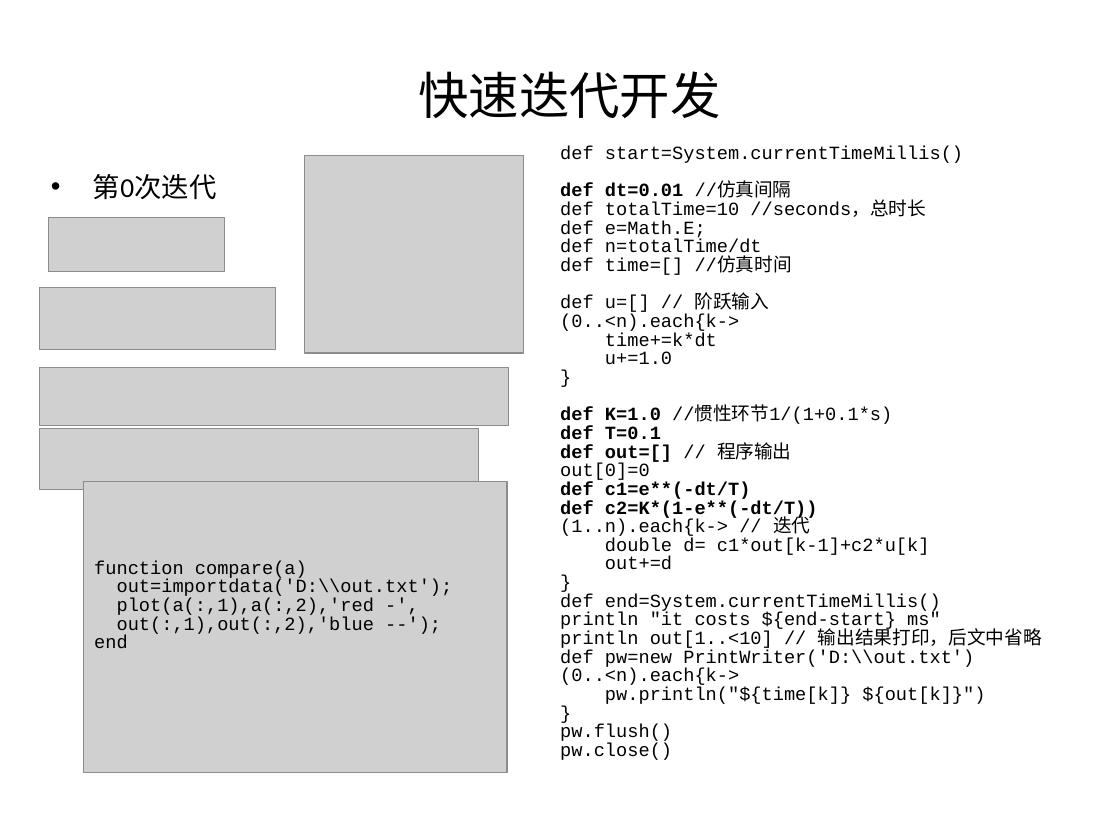
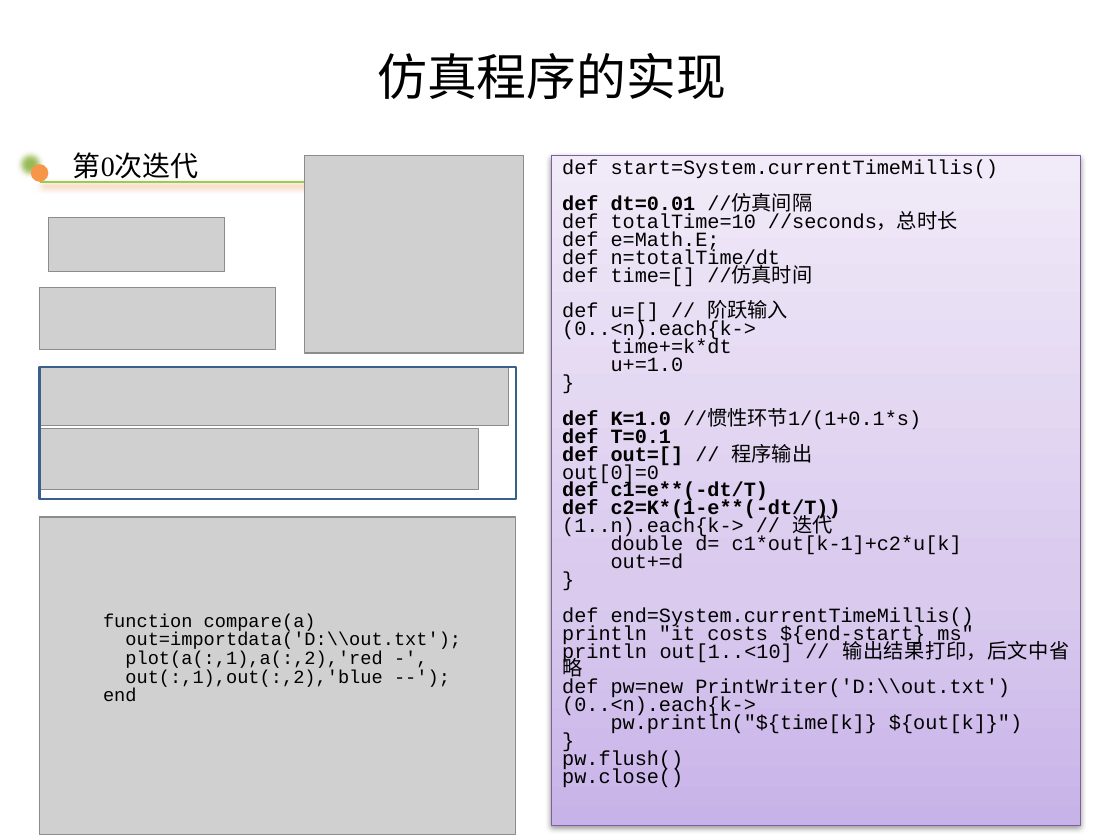
Before and after one commit to gongwm/graduate, a slide deck: slide 24 of 论文/水电机组控制与故障诊断_M201373325_胡弦_基于敏捷方法的水轮机仿真软件设计与实现.pptm (slide 23 before the commit). Drawn at 1120x840 pixels with LibreOffice and Linux fonts; fonts in the diff are those of the drawing; grey boxes stand for pictures; background and template pictures are left out. Boxes give left, top, right and bottom in pixels: in the first picture for what was removed or moved away, otherwise in the second. Text is boxed around its words. In the diff, an @@ line names an element or a change of style, - is before the commit and + after.

```diff
--- a/论文/水电机组控制与故障诊断_M201373325_胡弦_基于敏捷方法的水轮机仿真软件设计与实现.pptm
+++ b/论文/水电机组控制与故障诊断_M201373325_胡弦_基于敏捷方法的水轮机仿真软件设计与实现.pptm
@@ text added at (x1=377, y1=53, x2=726, y2=99), 32 pt, text #000000 @@
+仿真程序的实现
@@ title removed at (x1=418, y1=71, x2=720, y2=118) @@
-快速迭代开发
@@ text "第0次迭代" moved from (x1=93, y1=174, x2=217, y2=200) to (x1=73, y1=152, x2=199, y2=183) @@
@@ text "第0次迭代" at (x1=73, y1=152, x2=199, y2=183): size 17.6 to 18 pt, font Calibri to Times New Roman; bullet • to none @@
@@ table removed at (x1=516, y1=147, x2=1090, y2=764), 1 rows, 1 columns @@
-def start=System.currentTimeMillis() / def dt=0.01 //仿真间隔 / def totalTime=10 //seconds，总时长 / def e=Math.E; / def n=totalTime/dt / def time=[] //仿真时间 / def u=[] // 阶跃输入 / (0..<n).each{k-> / time+=k*dt / u+=1.0 / } / def K=1.0 //惯性环节1/(1+0.1*s) / def T=0.1 / def out=[] // 程序输出 / out[0]=0 / def c1=e**(-dt/T) / def c2=K*(1-e**(-dt/T)) / (1..n).each{k-> // 迭代 / double d= c1*out[k-1]+c2*u[k] / out+=d / } / def end=System.currentTimeMillis() / println "it costs ${end-start} ms" / println out[1..<10] // 输出结果打印，后文中省略 / def pw=new PrintWriter('D:\\out.txt') / (0..<n).each{k-> / pw.println("${time[k]} ${out[k]}") / } / pw.flush() / pw.close()
@@ ellipse added at (x1=31, y1=165, x2=49, y2=183), fill #F79646 @@
@@ rectangle added at (x1=551, y1=156, x2=1080, y2=825), fill gradient #C9B5E8 to #D8CBEE to #F0EAF9, outline #7D60A0 0.75 pt, 13 pt, text #000000 @@
+def start=System.currentTimeMillis()
+def dt=0.01 //仿真间隔
+def totalTime=10 //seconds，总时长
+def e=Math.E;
+def n=totalTime/dt
+def time=[] //仿真时间
+def u=[] // 阶跃输入
+(0..<n).each{k->
+time+=k*dt
+u+=1.0
+}
+def K=1.0 //惯性环节1/(1+0.1*s)
+def T=0.1
+def out=[] // 程序输出
+out[0]=0
+def c1=e**(-dt/T)
+def c2=K*(1-e**(-dt/T))
+(1..n).each{k-> // 迭代
+double d= c1*out[k-1]+c2*u[k]
+out+=d
+}
+def end=System.currentTimeMillis()
+println "it costs ${end-start} ms"
+println out[1..<10] // 输出结果打印，后文中省略
+def pw=new PrintWriter('D:\\out.txt')
+(0..<n).each{k->
+pw.println("${time[k]} ${out[k]}")
+}
+pw.flush()
+pw.close()
@@ line added from (39, 181) to (401, 181), #92D050 1.5 pt @@
@@ rectangle added at (x1=39, y1=367, x2=515, y2=500), outline #3A5F8C 1.5 pt @@
@@ picture resized from (x1=84, y1=482, x2=507, y2=773) to (x1=39, y1=517, x2=515, y2=834) @@
@@ table moved from (x1=48, y1=561, x2=472, y2=666) to (x1=57, y1=614, x2=480, y2=719) @@
```
Also in this commit, not shown: 31 other slides changed, 3 slides added, 1 slide removed, 11 other files.
